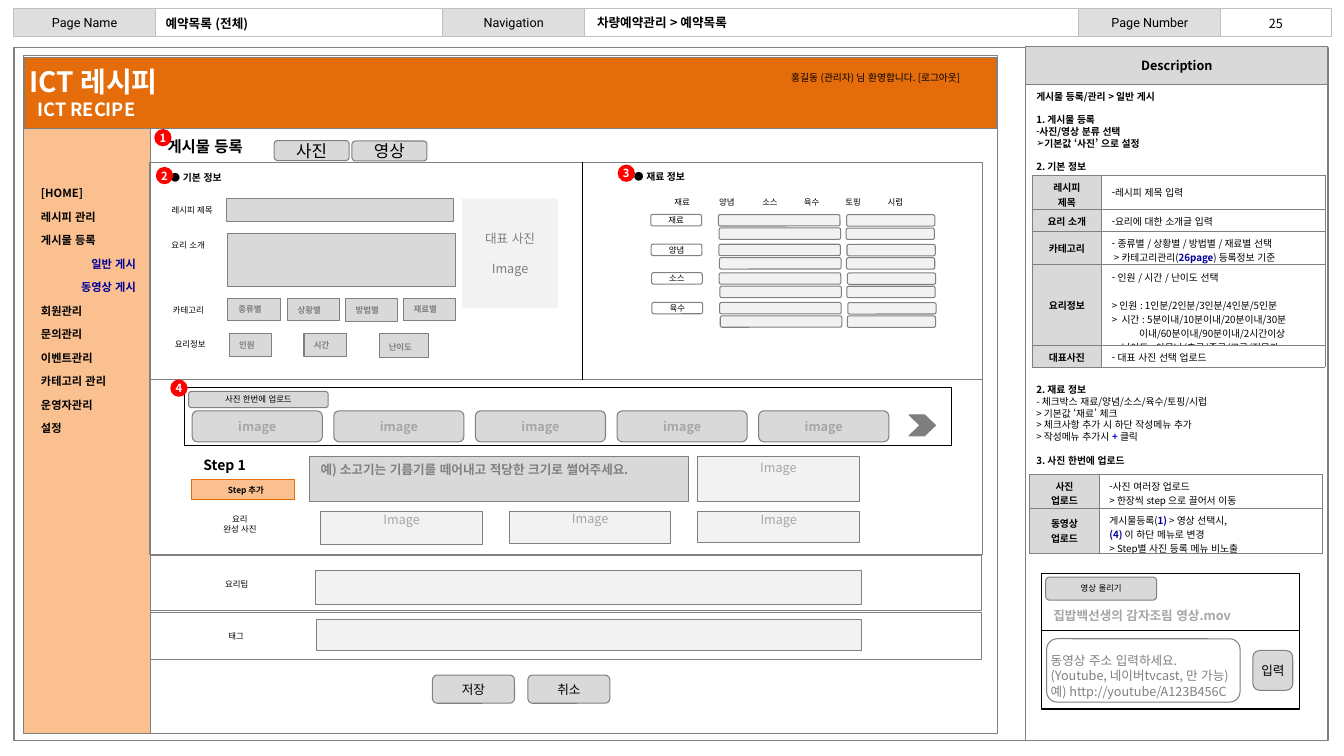
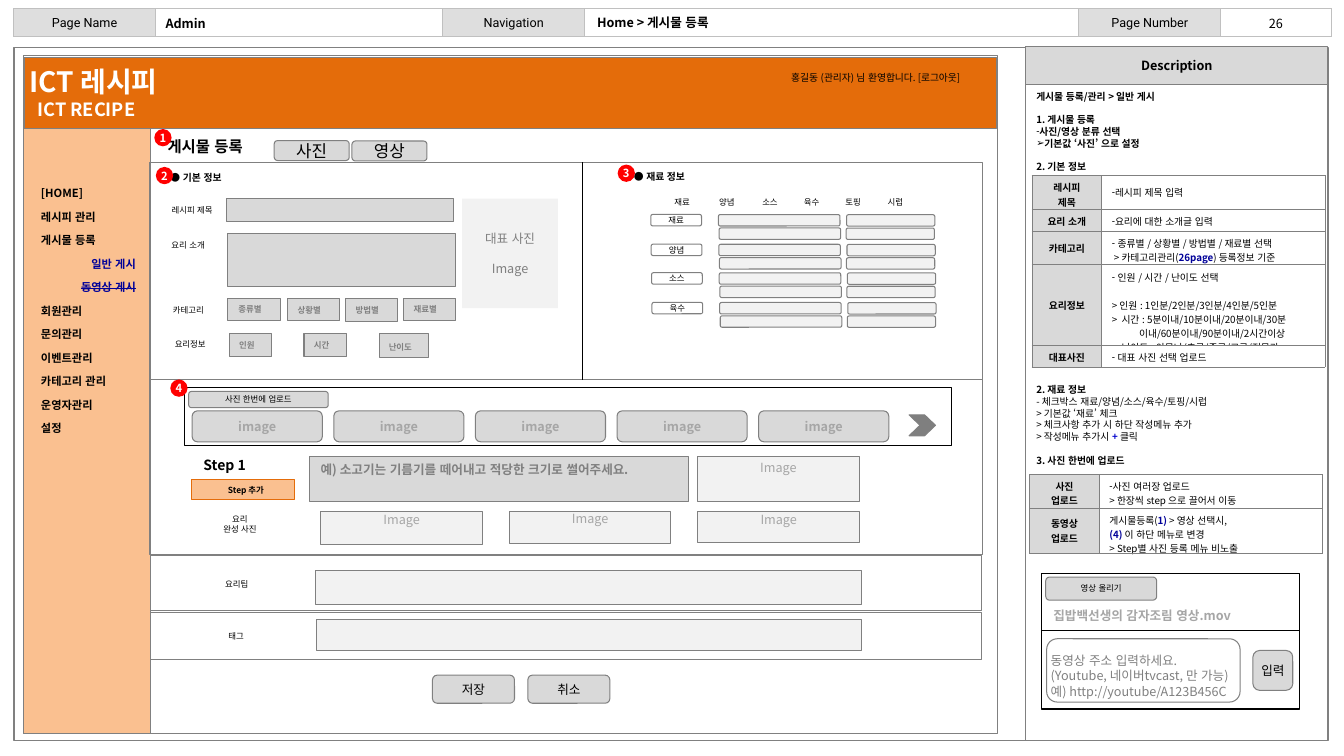
Before and after one commit to ictprojectteam/Project01, a slide deck: slide 26 of ICT레시피.pptx (slide 25 before the commit). Drawn at 1344x756 pixels with LibreOffice and Linux fonts; fonts in the diff are those of the drawing; background and template pictures are left out. Boxes give left, top, right and bottom in pixels: in the first picture for what was removed or moved away, otherwise in the second. Text is boxed around its words. In the diff, an @@ line names an element or a change of style, - is before the commit and + after.

```diff
--- a/ICT레시피.pptx
+++ b/ICT레시피.pptx
@@ title at (166,18,206,28): text changed @@
-예약목록 (전체)
+Admin
@@ text at (597,16,708,28): text changed @@
-차량예약관리 > 예약목록
+Home > 게시물 등록
@@ page number at (1269,18,1283,28): text changed @@
-25
+26
@@ table at (31,179,146,439) @@
@@ strikethrough on in "동영상 게시" @@
```
Also in this commit, not shown: 24 other slides changed, 1 slide added, 7 other files.
